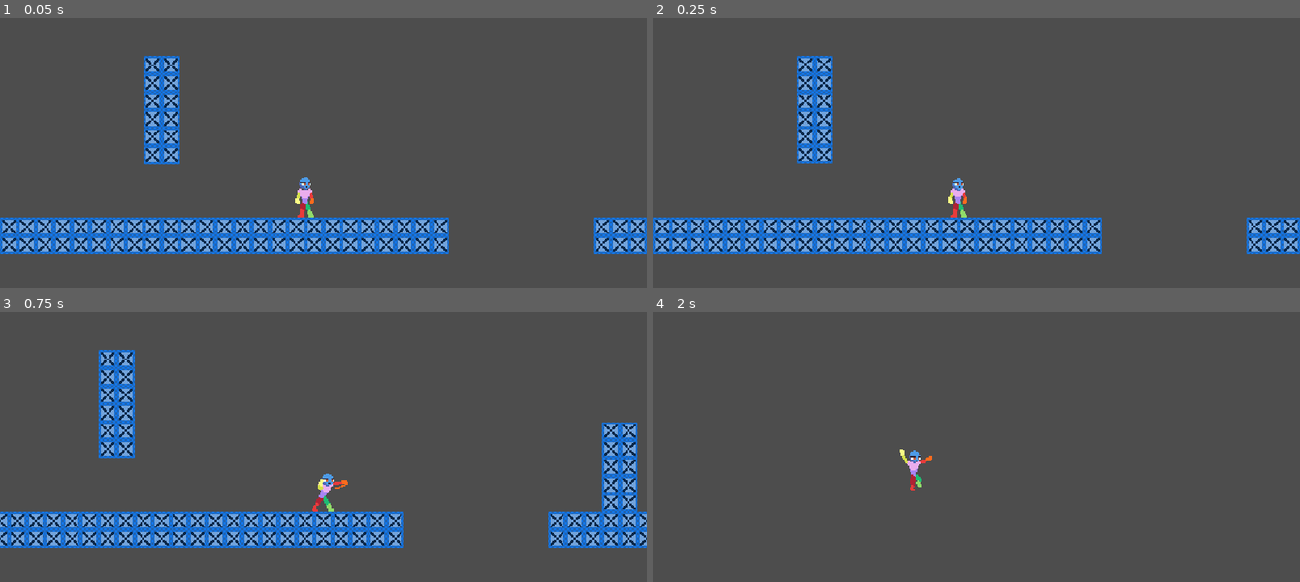
Above: before the commit, frames 1-4 (two rows, left to right).
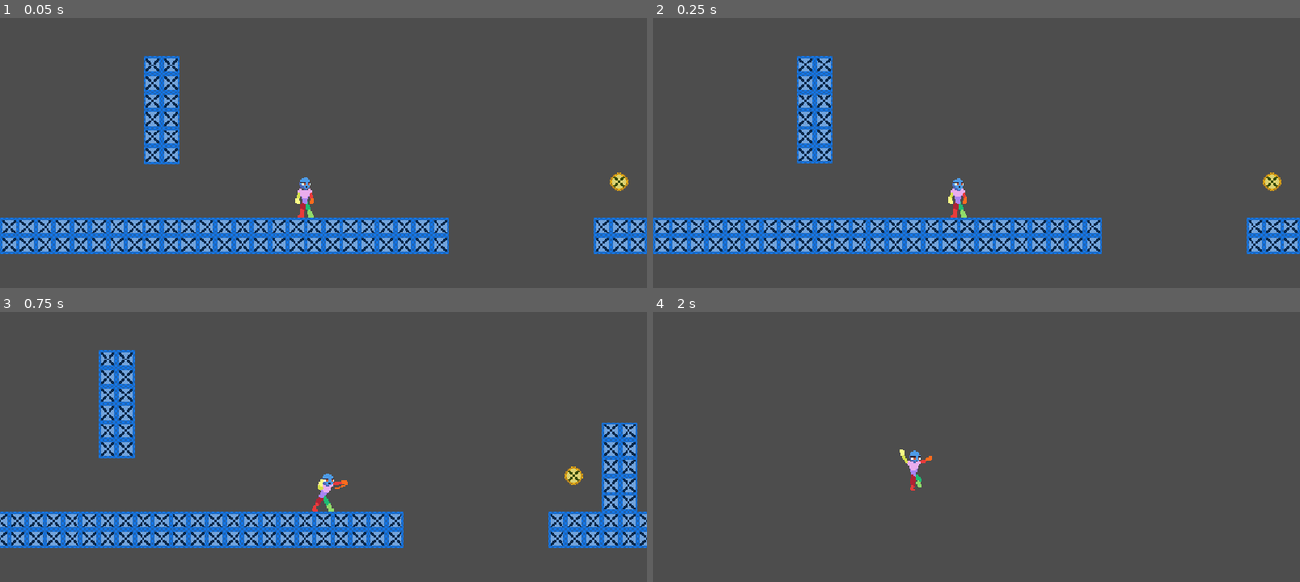
Above: after the commit, the same moments.

Repository: MineRaphi/Chrysalis
Game: Godot game, scene res://Scenes/Main.tscn
Two runs of this game, one before a commit and one after it. Both use one fixed random seed, a clock stepped at 60 frames per second and the inputs below.
Inputs:
- Up to frame 1 (0.05 s): no input
- Up to frame 2 (0.25 s): no input
- Up to frame 3 (0.75 s): tap Enter at 0.5 s; hold Right (right) from 0.53 s (still down); tap X (attack) at 0.6 s
- Up to frame 4 (2 s): keep holding Right (right); tap V (jump) at 0.77, 1.52 s; tap Z (dash) at 1.35 s

The runs differ from the first frame. In frame 1, 0.1% of the frame differs, in the area x 94-98%, y 57-65%; in frame 2, 0.1%; in frame 3, 0.1%; in frame 4, nothing differs.

Commit message:
Added QoL for test level

Diff:
--- a/Levels/TestLevels/test_level.tscn
+++ b/Levels/TestLevels/test_level.tscn
@@ -1,6 +1,7 @@
 [gd_scene format=4 uid="uid://cuux7gynxvhly"]
 
 [ext_resource type="Texture2D" uid="uid://cgm6yf18iggv0" path="res://Assets/placehold-block.png" id="1_7j2ip"]
+[ext_resource type="Texture2D" uid="uid://ck76h2a511ev" path="res://Assets/placehold-item.png" id="3_7j2ip"]
 [ext_resource type="PackedScene" uid="uid://dajiel50457g" path="res://Scenes/level_loader.tscn" id="3_o47u0"]
 [ext_resource type="Script" uid="uid://ci384g5gffl7b" path="res://Scripts/test_ability_pickup.gd" id="4_abx52"]
 
@@ -36,6 +37,9 @@
 [node name="CollisionShape2D" type="CollisionShape2D" parent="testAbilityPickup" unique_id=649942180]
 shape = SubResource("CircleShape2D_o6h5a")
 
+[node name="Sprite2D" type="Sprite2D" parent="testAbilityPickup" unique_id=1851814000]
+texture = ExtResource("3_7j2ip")
+
 [node name="LevelLoader" parent="." unique_id=693390060 instance=ExtResource("3_o47u0")]
 position = Vector2(-9, -24)
 scale = Vector2(0.9384015, 2.8046637)
--- a/Scripts/test_ability_pickup.gd
+++ b/Scripts/test_ability_pickup.gd
@@ -5,3 +5,5 @@
 		PlayerAbilities.has_dash = true
 		PlayerAbilities.has_double_jump = true
 		PlayerAbilities.has_wall_jump = true
+
+	queue_free()
Not shown, added: Assets/placehold-item.png.import
